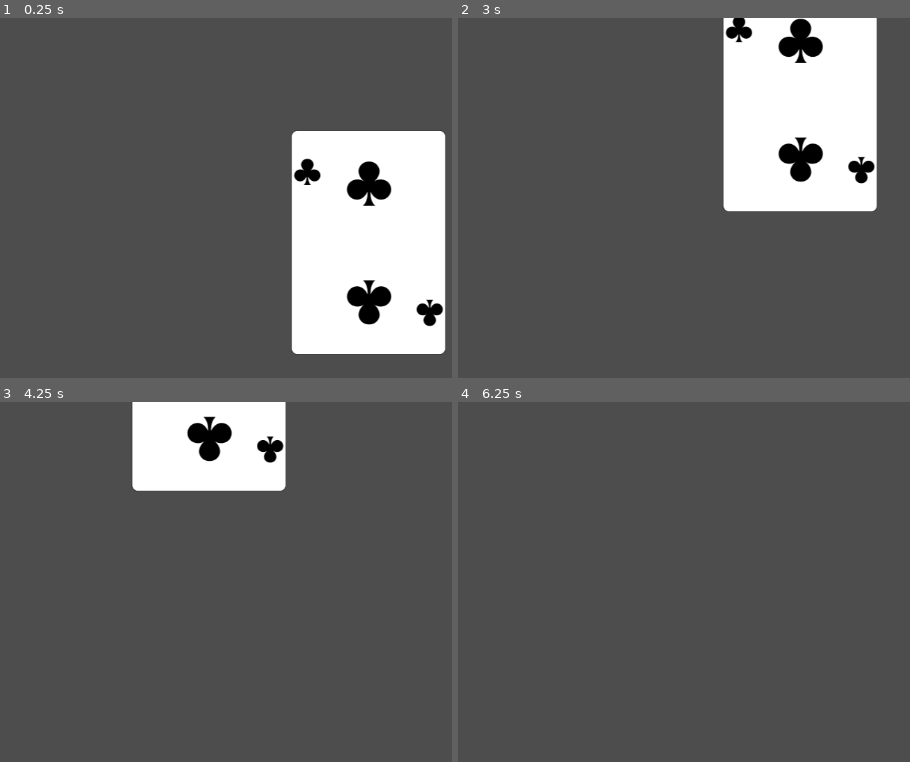
Above: before the commit, frames 1-4 (two rows, left to right).
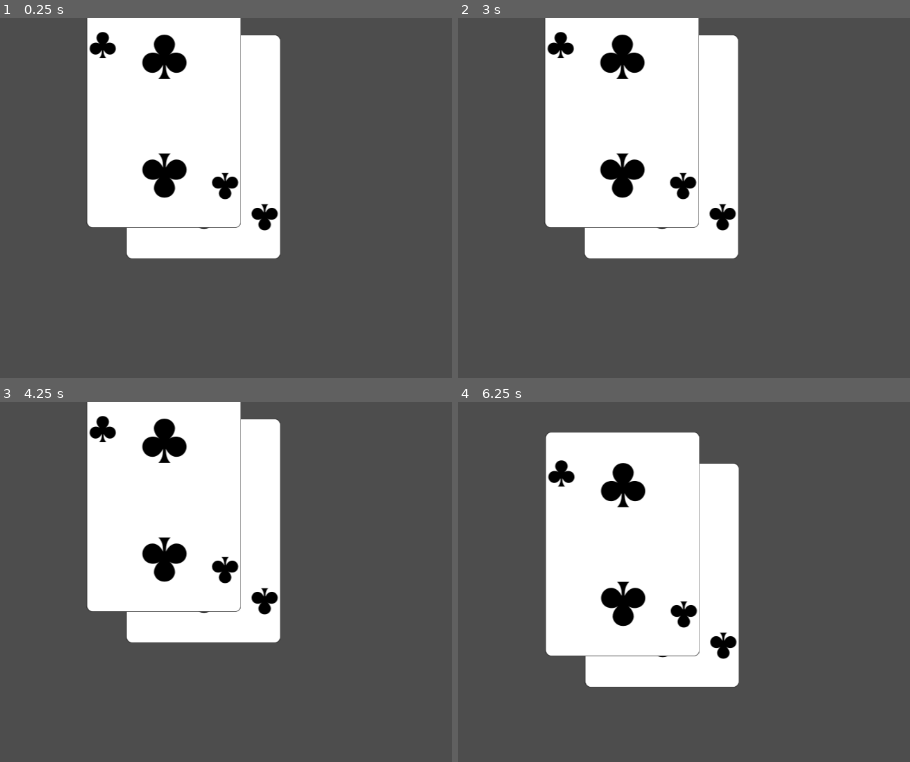
Above: after the commit, the same moments.

Repository: DeClaessens/higher_lower_game
Game: Godot game, scene res://Main.tscn
Same seed, same stepped clock (60 frames per second), same inputs: the game is played once before the commit and once after it.
Inputs (mouse positions are in pixels of both pictures, inside the frame that each line leads up to):
- Up to frame 1 (0.25 s): no input
- Up to frame 2 (3 s): tap Enter at 0.5, 2 s; move the mouse to (outside the picture) at 0.52 s; hold Shift 0.53-1.25 s; click (outside the picture) at 0.67 s; tap Space at 1.25, 2.75 s; drag from (665, 266) to (828, 241) at 1.27 s; move the mouse to (905, 144) at 2.02 s; tap Ctrl at 2.1 s; click (905, 144) at 2.17 s; drag from (787, 331) to (584, 176) at 2.77 s
- Up to frame 3 (4.25 s): tap Enter at 3.5 s; move the mouse to (outside the picture) at 3.52 s; tap Alt at 3.6 s; click (outside the picture) at 3.67 s
- Up to frame 4 (6.25 s): tap Space at 4.25 s; drag from (584, 560) to (625, 470) at 4.27 s; move the mouse to (864, 625) at 5.02 s; hold Shift 5.03-5.75 s; click (864, 625) at 5.17 s; drag from (706, 513) to (665, 650) at 5.77 s

The runs differ from the first frame. In frame 1, 49% of the frame differs, in the area x 19-99%, y 0-94%; in frame 2, 42%; in frame 3, 22%; in frame 4, 29%.

Commit message:
wip: draggable component

Diff:
--- /dev/null
+++ b/Components/DraggableComponent/DraggableComponent.tscn
@@ -0,0 +1,6 @@
+[gd_scene load_steps=2 format=3 uid="uid://dgabs7y7no2i1"]
+
+[ext_resource type="Script" uid="uid://bhflqny00scep" path="res://Components/DraggableComponent/draggableComponent.gd" id="1_ao2te"]
+
+[node name="DraggableComponent" type="Node2D"]
+script = ExtResource("1_ao2te")
--- /dev/null
+++ b/Components/DraggableComponent/draggableComponent.gd
@@ -0,0 +1,28 @@
+extends Node2D
+class_name DraggableComponent
+
+@onready var target: Area2D = get_parent()
+
+var dragging := false
+var offset := Vector2.ZERO
+
+func _ready():
+	# Connect automatically if parent is Area2D
+	if target is Area2D:
+		target.input_event.connect(_on_area_input_event)
+	else:
+		push_warning("DraggableComponent: Parent is not an Area2D. No collision click detection.")
+
+func _on_area_input_event(_viewport, event, _shape_idx):
+	if event is InputEventMouseButton and event.button_index == MOUSE_BUTTON_LEFT:
+		print(target, target.get_index())
+		if event.pressed:
+			dragging = true
+			offset = target.global_position - event.global_position
+		else:
+			dragging = false
+
+
+func _process(_delta):
+	if dragging:
+		target.global_position = get_global_mouse_position() + offset
--- /dev/null
+++ b/Components/DraggableComponent/tests/draggableComponent.test.gd
@@ -0,0 +1,50 @@
+extends GutTest
+
+var card
+var draggable: DraggableComponent
+func before_each():
+	card = Area2D.new()
+	card.global_position = Vector2(100, 100)
+
+	var collisionShape = CollisionShape2D.new()
+	collisionShape.shape = RectangleShape2D.new()
+	collisionShape.shape.size = Vector2(50,50)
+	card.add_child(collisionShape)
+	print('hello')
+	draggable = preload("res://Components/DraggableComponent/draggableComponent.tscn").instantiate()
+	print(draggable)
+	card.add_child(draggable)
+
+	get_tree().get_root().add_child(card)
+
+func test_dragging():
+	# Initial click at (110, 110)
+	var click_event = InputEventMouseButton.new()
+	click_event.button_index = MOUSE_BUTTON_LEFT
+	click_event.pressed = true
+	click_event.global_position = Vector2(110, 110)
+
+	draggable._on_area_input_event(get_viewport(), click_event, 0)
+
+	# The offset should be computed correctly
+	var expected_offset = card.global_position - click_event.global_position
+	assert_eq(draggable.offset, expected_offset, "Offset is correct")
+
+	# Simulate dragging to (200, 200)
+	draggable.dragging = true
+	# Override the process call manually
+	var fake_mouse_pos = Vector2(200, 200)
+	card.global_position = fake_mouse_pos + draggable.offset
+
+	# Check that the new global_position is correct
+	var expected_position = fake_mouse_pos + draggable.offset
+	assert_eq(card.global_position, expected_position, "Card moved correctly during drag")
+
+	# Simulate release
+	var release_event = InputEventMouseButton.new()
+	release_event.button_index = MOUSE_BUTTON_LEFT
+	release_event.pressed = false
+	release_event.global_position = Vector2(200, 200)
+
+	draggable._on_area_input_event(get_viewport(), release_event, 0)
+	assert_eq(draggable.dragging, false, "Dragging stopped after release")
--- a/Entities/Card/Card.tscn
+++ b/Entities/Card/Card.tscn
@@ -1,18 +1,20 @@
-[gd_scene load_steps=4 format=3 uid="uid://dghmsxbjgudmr"]
+[gd_scene load_steps=5 format=3 uid="uid://dghmsxbjgudmr"]
 
 [ext_resource type="Script" uid="uid://cilmv0p4gtit5" path="res://Entities/Card/card.gd" id="1_mfup4"]
 [ext_resource type="Texture2D" uid="uid://qdiq2kwasyql" path="res://Assets/2_of_clubs.svg" id="2_hc67x"]
+[ext_resource type="PackedScene" uid="uid://dgabs7y7no2i1" path="res://Components/DraggableComponent/DraggableComponent.tscn" id="3_x0t18"]
 
 [sub_resource type="RectangleShape2D" id="RectangleShape2D_hc67x"]
 size = Vector2(222, 322)
 
-[node name="Card" type="Node2D"]
+[node name="Card" type="Area2D"]
 script = ExtResource("1_mfup4")
 
 [node name="Sprite2D" type="Sprite2D" parent="."]
 texture = ExtResource("2_hc67x")
 
-[node name="Area2D" type="Area2D" parent="."]
+[node name="DraggableComponent" parent="." instance=ExtResource("3_x0t18")]
 
-[node name="CollisionShape2D" type="CollisionShape2D" parent="Area2D"]
+[node name="CollisionShape2D" type="CollisionShape2D" parent="."]
+position = Vector2(1, 0)
 shape = SubResource("RectangleShape2D_hc67x")
--- a/Entities/Card/card.gd
+++ b/Entities/Card/card.gd
@@ -12,89 +12,10 @@
 var mousePosition = Vector2()
 var tsize
 
-@onready var sprite: Sprite2D = $Sprite2D
-
-
-func _ready() -> void:
-	tsize = sprite.get_texture().get_size()
-
-	# Set the initial global position of the sprite to be the center of the
-	# viewport. Note GDScript supports vector math.
-	global_position = get_viewport_rect().size / 2
-
-func _process(_delta):
-	if status == statusEnum.DRAGGING:
-		global_position = mousePosition + sprite.offset
-
-# Yet another Godot hook. It is called every time an input event @ev is
-# received. The input events we care about are clicks (InputEventMouseButton)
-# and movement (InputEventMouseButton). We do something special for each event,
-# in order control the state of the game. No matter what, every time this
-# hook is called, we update the mouse position to match the position at which
-# the input event was generated.
-func _input(ev):
-	if ev is InputEventMouseButton and ev.button_index == MOUSE_BUTTON_LEFT:
-		# If the sprite is not being dragged, and if the mouse button was
-		# clicked (as opposed to released, or "unclicked"), do things.
-		if status != statusEnum.DRAGGING and ev.pressed:
-			# Define a event position variable (scoped to this if block)
-			var evpos = ev.global_position
-
-			# Define a global sprite position variable (scoped to this if
-			# block)
-			var gpos = global_position
-
-			# The Sprite can be centered or not, and this can change during
-			# the game. That's why we check for it in the loop. We are creating
-			# a rect with the sprites dimensions and position in order to
-			# check if the sprite was clicked or not, so it's important to
-			# know whether or not the sprite is centered!
-			var rect = Rect2()
-			if sprite.is_centered():
-				# If the sprite is centered, be sure to switch the x and y
-				# coordinates of the position by half the width and half the
-				# height of the sprite, respectively.
-				rect = Rect2(gpos.x - tsize.x / 2, gpos.y - tsize.y / 2, tsize.x, tsize.y)
-			else:
-				# If the sprite is not centered, no need to shift the
-				# coordinates. We can just use the sprite's global position
-				# by itself.
-				rect = Rect2(gpos.x, gpos.y, tsize.x, tsize.y)
-
-			# This is where we actually check if the sprite was clicked or not,
-			# by checking if the clicked point is in the Sprite's rectangle.
-			if rect.has_point(evpos):
-				# If the sprite's rectangle was clicked, update the sprite
-				# status to "clicked", and update the offset. The offset is
-				# the vector pointing from @evpos to @gpos.
-				status = statusEnum.CLICKED
-				sprite.offset = gpos - evpos
-
-		# If the sprite is being dragged and the mouse button is being released,
-		# set the sprite status to "released" to stop dragging and drop the
-		# sprite.
-		elif status == statusEnum.DRAGGING and not ev.pressed:
-			status = statusEnum.RELEASED
-
-	# If the card status is "clicked" and the mouse is being moved, set the
-	# sprite status to "dragging", so the appropriate loop can run when a mouse
-	# button click or release event is next received.
-	if status == statusEnum.CLICKED and ev is InputEventMouseMotion:
-		status = statusEnum.DRAGGING
-
-	# Not matter what, every time an input event is received, update the mouse
-	# position with the event's global position. This may need to be moved
-	# into the other "if" statements when we start handling other input events
-	# here.
-	if ev is InputEventMouse:
-		mousePosition = ev.global_position
-
-
 
 func initialize(_name: String, _imageUrl: String):
 	id = UUID.v4()
 	name = _name
-
 
 func getId() -> String:
 	return id
--- a/Main.tscn
+++ b/Main.tscn
@@ -5,3 +5,7 @@
 [node name="Main" type="Node2D"]
 
 [node name="Card" parent="." instance=ExtResource("1_glv2v")]
+position = Vector2(338, 186)
+
+[node name="Card2" parent="." instance=ExtResource("1_glv2v")]
+position = Vector2(281, 141)
--- a/project.godot
+++ b/project.godot
@@ -14,3 +14,7 @@
 run/main_scene="uid://budxylqe7vgvt"
 config/features=PackedStringArray("4.5", "Forward Plus")
 config/icon="res://icon.svg"
+
+[editor_plugins]
+
+enabled=PackedStringArray("res://addons/gut/plugin.cfg")
Not shown, added: Components/DraggableComponent/draggableComponent.gd.uid
Not shown, added: Components/DraggableComponent/tests/draggableComponent.test.gd.uid
